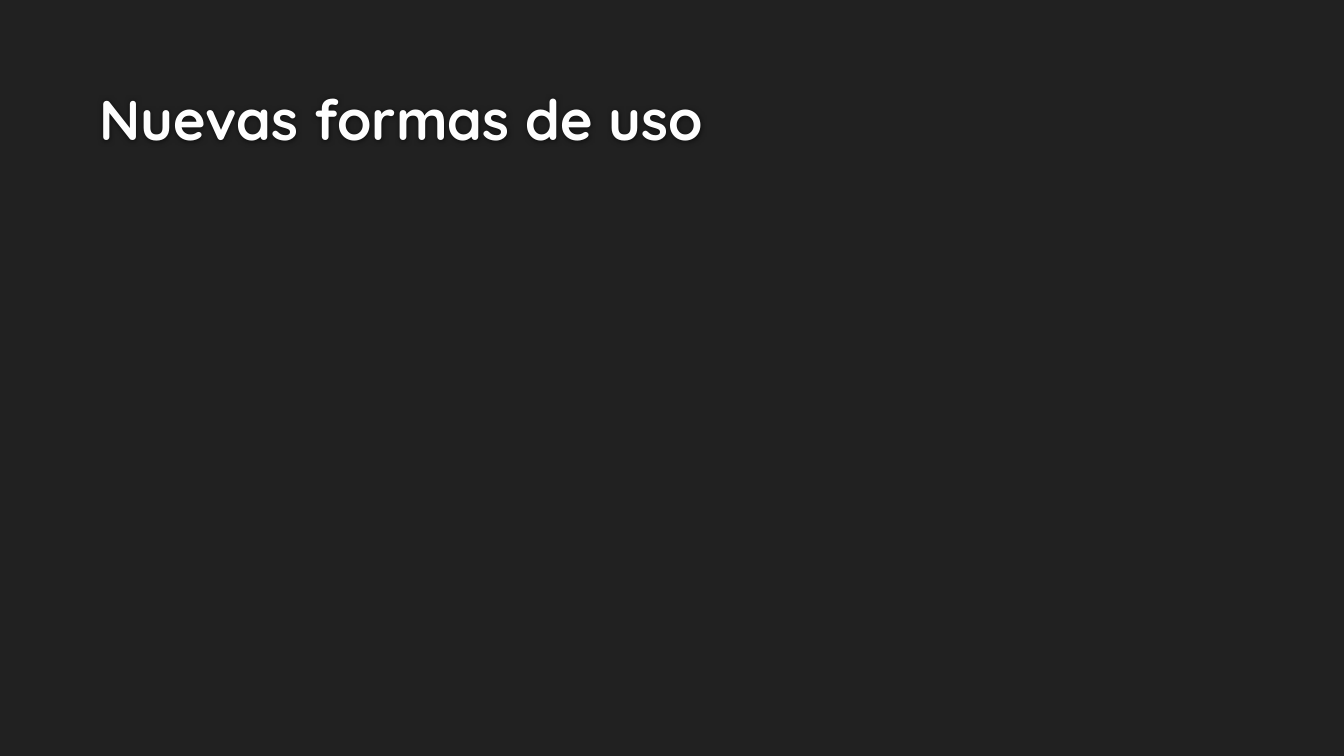
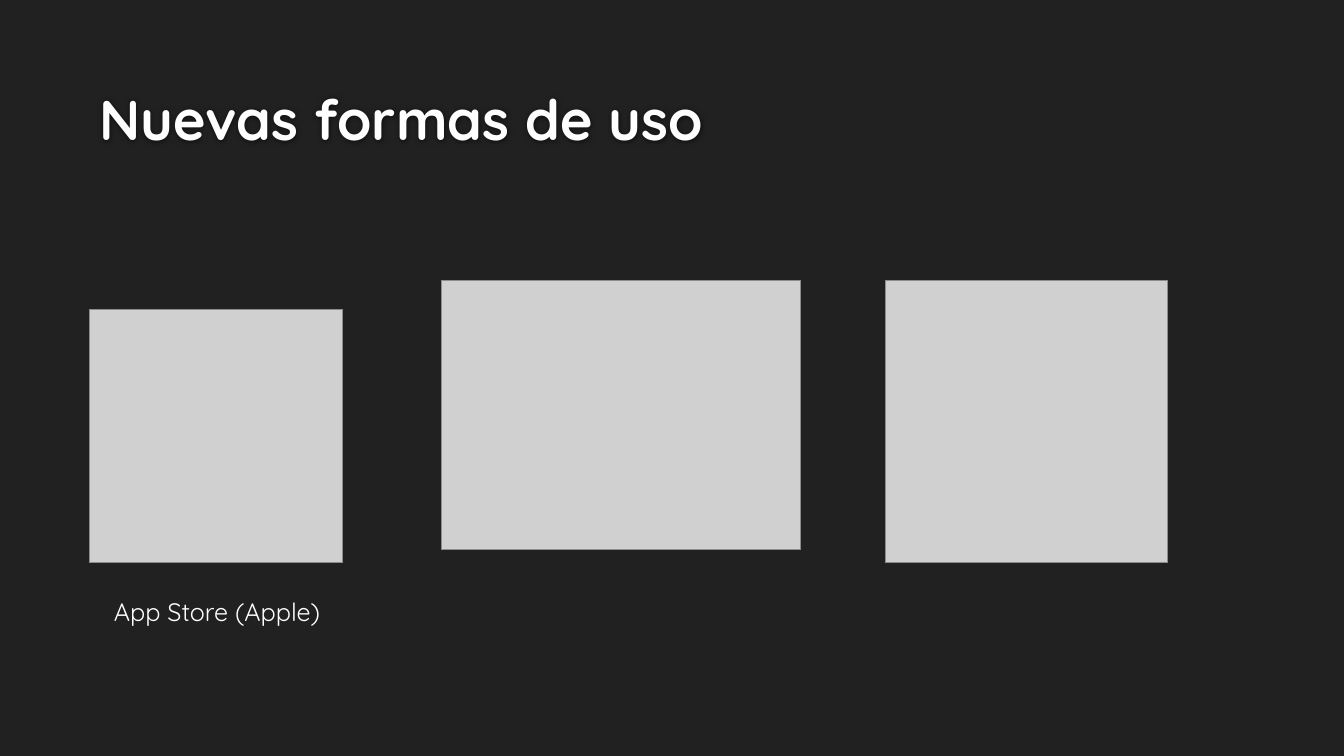
Before and after one commit to ABPMultimediaUA/SchoolApp, a slide deck: slide 5 of PM-TEMA 8 v1.pptx. Drawn at 1344x756 pixels with LibreOffice and Linux fonts; fonts in the diff are those of the drawing; grey boxes stand for pictures; background and template pictures are left out. Boxes give left, top, right and bottom in pixels: in the first picture for what was removed or moved away, otherwise in the second. Text is boxed around its words. In the diff, an @@ line names an element or a change of style, - is before the commit and + after.

```diff
--- a/PM-TEMA 8 v1.pptx
+++ b/PM-TEMA 8 v1.pptx
@@ picture added at [442, 280, 801, 549] @@
@@ picture added at [885, 280, 1168, 563] @@
@@ picture added at [90, 310, 344, 564] @@
@@ text added at [114, 602, 320, 626], 18 pt, text #FFFFFF @@
+App Store (Apple)
```
Also in this commit, not shown: 1 slide added.
